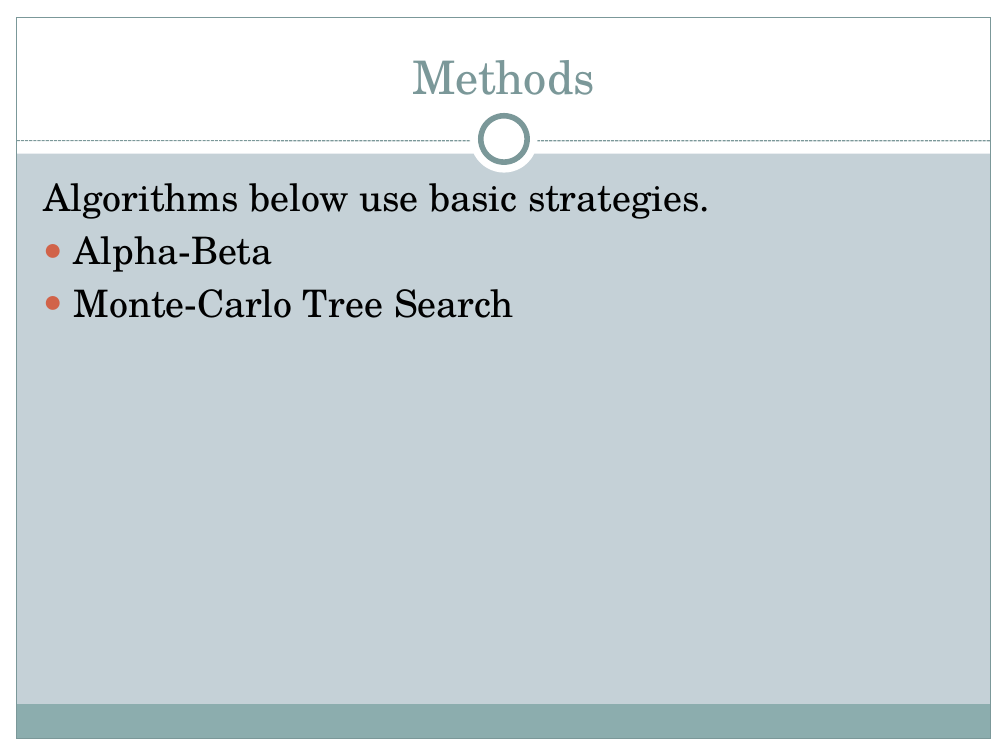
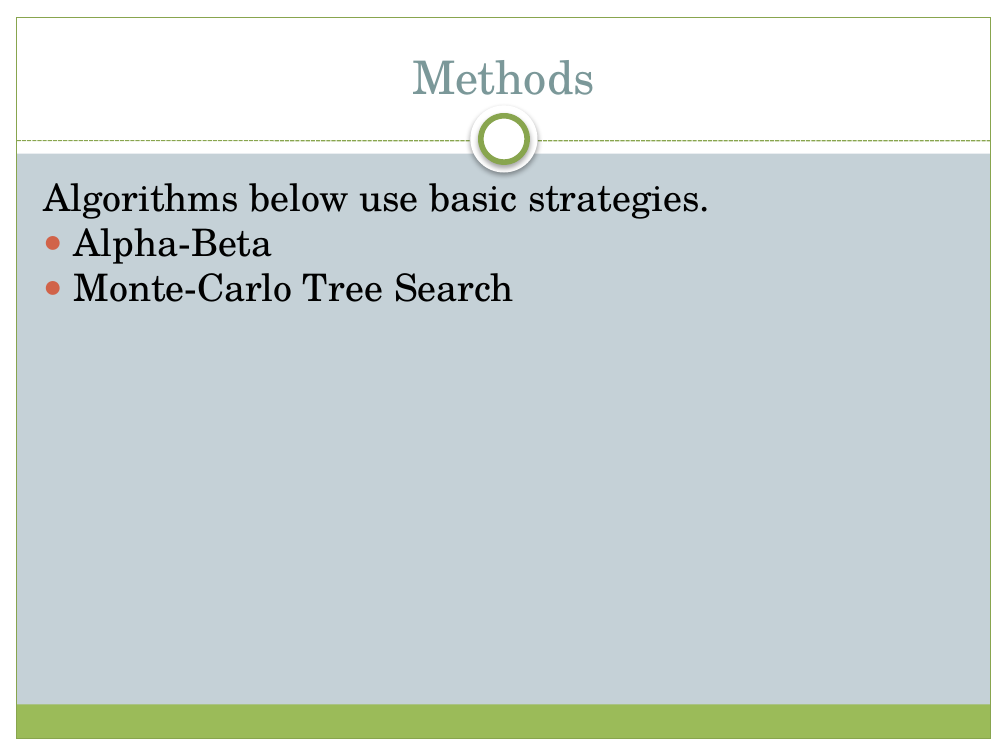
Before and after one commit to ca-joe-yang/Hex, a slide deck: slide 7 of final_proposal.pptx (slide 5 before the commit). Drawn at 1008x756 pixels with LibreOffice and Linux fonts; fonts in the diff are those of the drawing. Boxes give left, top, right and bottom in pixels: in the first picture for what was removed or moved away, otherwise in the second. Text is boxed around its words. In the diff, an @@ line names an element or a change of style, - is before the commit and + after.

```diff
--- a/final_proposal.pptx
+++ b/final_proposal.pptx
@@ rectangle at (17, 17, 991, 739): outline #7C999A 0.75 pt to #89A54F 0.74 pt @@
@@ ellipse at (471, 106, 538, 173): shadow on @@
@@ ellipse at (481, 116, 527, 162): outline #7C999A 4 pt to #89A54F 4 pt; shadow on @@
@@ line (17, 141) - (991, 141): stroke #7C999A 0.75 pt dashed to #89A54F 0.74 pt @@
@@ text "Algorithms below use basic strategies." at (43, 173, 710, 302): less space between paragraphs @@
@@ rectangle at (16, 705, 990, 739): fill #8CADAE to #9BBB59 @@
```
Also in this commit, not shown: 8 other slides changed, 2 slides added, 3 other files.
